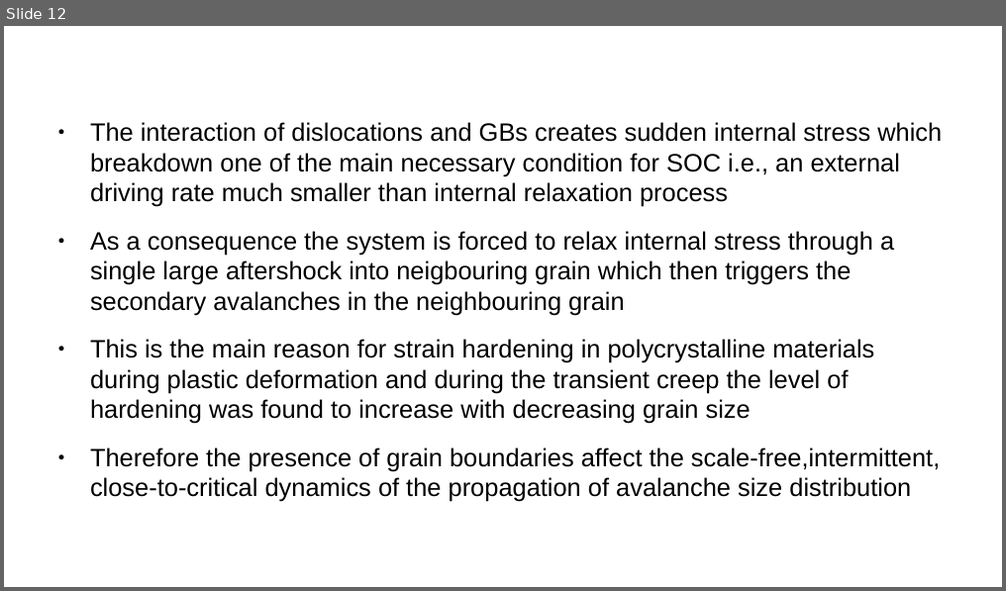
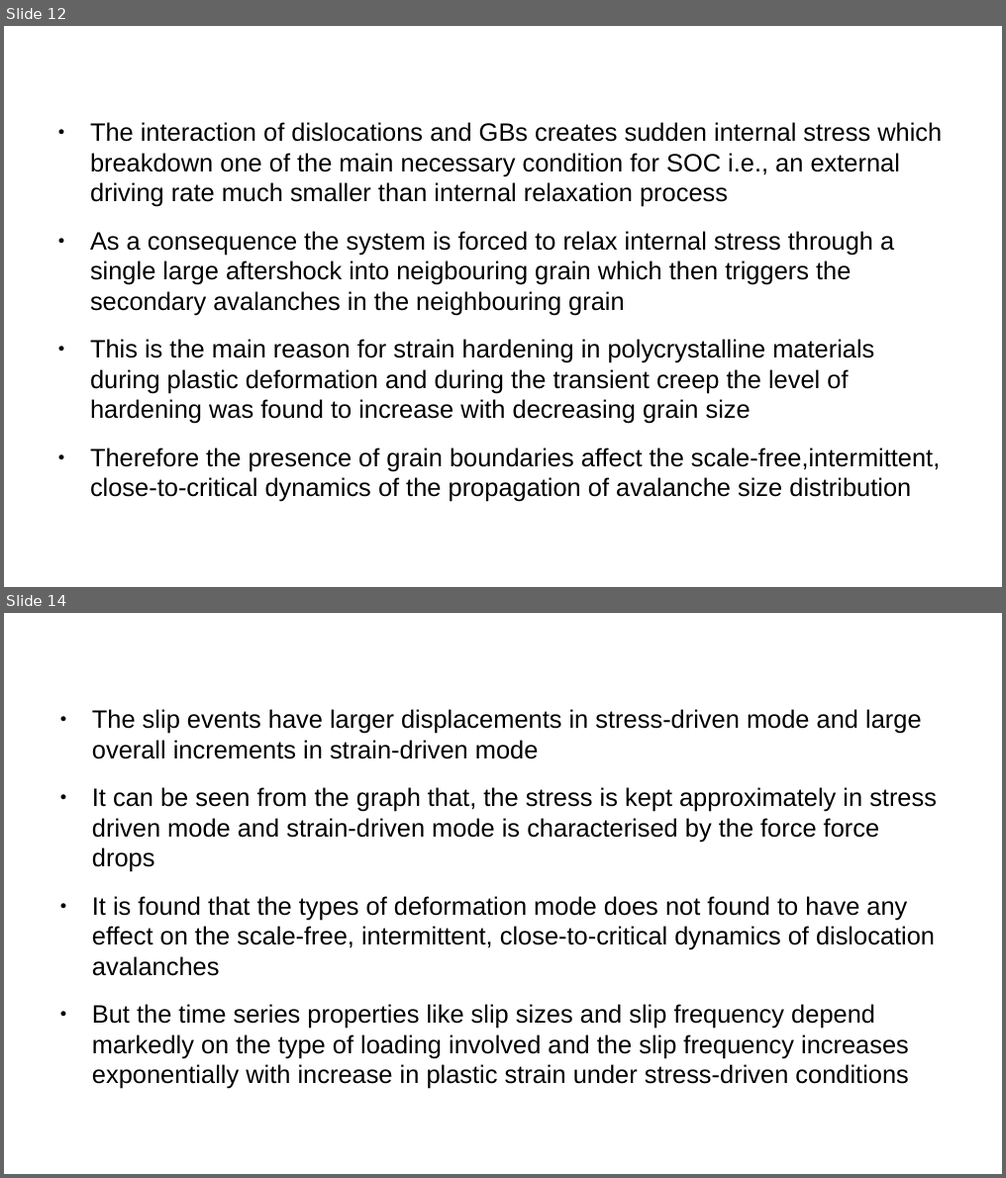
Before and after one commit to ARUN-PRAKASH-95/Journal-club, a slide deck: Presentation/Journalclub.odp. Shown one above the other, each under a label of ours: slide 12 before the commit, slides 12 and 14 after it; the slides between them are not shown. The pictures are 1006x591 and 1006x1178 pixels, drawn with LibreOffice and Linux fonts; fonts in the diff are those of the drawing. Boxes give left, top, right and bottom in pixels: in the first picture for what was removed or moved away, otherwise in the second. Text is boxed around its words. In the diff, an @@ line names an element or a change of style, - is before the commit and + after.

```diff
--- a/Presentation/Journalclub.odp
+++ b/Presentation/Journalclub.odp
@@ slide 14 added at box(4, 613, 1002, 1174), background #FFFFFF @@
@@ text added at box(92, 709, 937, 1089), 20 pt, text #000000 @@
+● The slip events have larger displacements in stress-driven mode and large overall increments in strain-driven mode
+● It can be seen from the graph that, the stress is kept approximately in stress driven mode and strain-driven mode is characterised by the force force drops
+● It is found that the types of deformation mode does not found to have any effect on the scale-free, intermittent, close-to-critical dynamics of dislocation avalanches
+● But the time series properties like slip sizes and slip frequency depend markedly on the type of loading involved and the slip frequency increases exponentially with increase in plastic strain under stress-driven conditions
```
Also in this commit, not shown: 5 slides changed, 3 other slides added, 3 other files.
